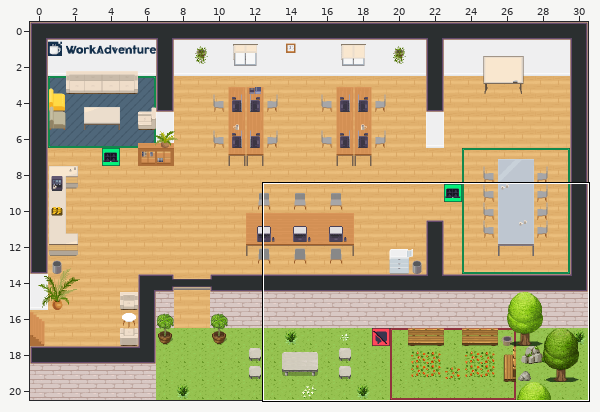
A Tiled map (JSON) gets an edit: map.tmj. The first picture is a wide view before the edit; the outline marks the close-up.
Close-up. Earlier state:
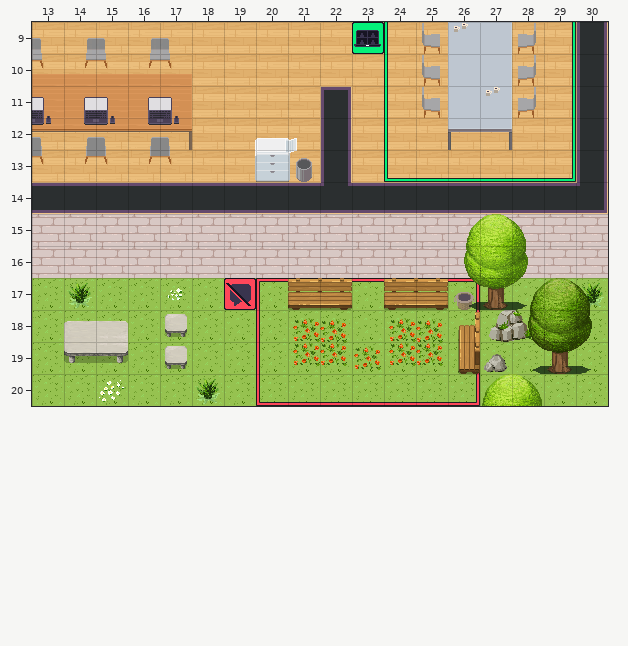
Cells are 32x32 px. Shown: x 13..30, y 9..20. The commit also changed other parts of the map, which this record leaves out.
Now the later version:
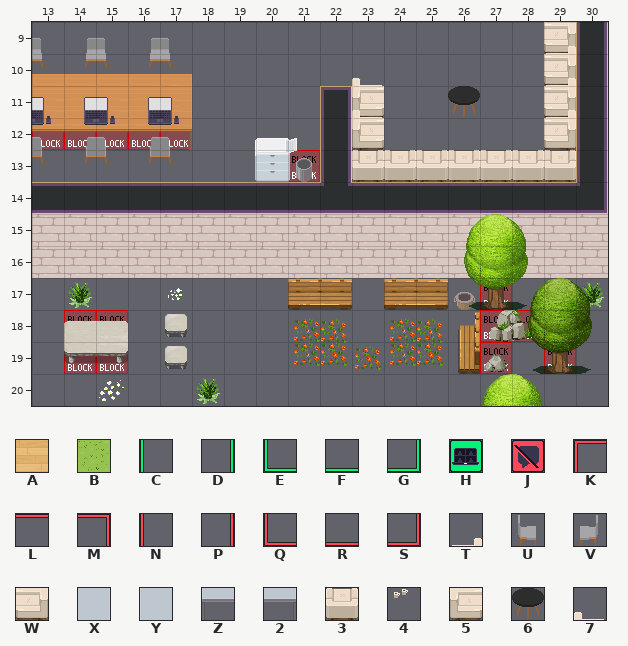
Key: from "Chunk 1": A 2, B 4, C 8, D 9, E 10, F 11, G 12, H 13, J 14, K 15, L 16, M 17, N 18, P 19, Q 20, R 21, S 22, T 80, U 81, V 83, W 86, X 93, Y 93 flipped left-right, Z 110, 2 111, 3 124, 4 152, 5 153, 6 154, 7 181.
_ is an empty cell, # one hidden under a higher layer.
What changed:
Layer "collisions":
y 9..11: x 26..27 ## -> __
Layer "floor/floor1" (now hidden):
y 9..10: x 13..29 AAAAAAAAAAAAA##AA -> _________________
y 11: x 18..21 AAAA -> ____; x 23..29 AAA##AA -> _______
y 12: x 13..21 AAAAAAAAA -> _________; x 23..29 AAAAAAA -> _______
y 13: x 13..19 AAAAAAA -> _______; x 21 A -> _; x 23..29 AAAAAAA -> _______
y 17: x 13..30 BBBBBBBBBBBBBBBBBB -> __________________
y 18: x 13..28 BBBBBBBBBBBBBBBB -> ________________; x 30 B -> _
y 19..20: x 13..30 BBBBBBBBBBBBBBBBBB -> __________________
Layer "floor/floor2" (now hidden):
y 9: x 23..24 HC -> __; x 29 D -> _
y 10..12: x 24 C -> _; x 29 D -> _
y 13: x 24..29 EFFFFG -> ______
y 17: x 19..26 JKLLLLLM -> ________
y 18..19: x 20 N -> _; x 26 P -> _
y 20: x 20..26 QRRRRRS -> _______
Layer "furniture/furniture2":
y 9..11: x 25..28 UYXV -> ____
y 12: x 26..27 Z2 -> __
Layer "furniture/furniture3":
y 9: x 26 4 -> _
y 11: x 27 4 -> _
Layer "above/above1":
y 9..10: x 29 _ -> W
y 11: x 23 _ -> 5; x 26 _ -> 6; x 29 _ -> W
y 12: x 23 _ -> 5; x 29 _ -> W
y 13: x 23..29 _______ -> 3333333
Layer "above/above2":
y 9: x 29 _ -> T
y 10..11: x 23 _ -> 7; x 29 _ -> T
Changed places in both close-ups, as pixel boxes (x1, y1, x2, y2):
changed: (32, 22, 576, 182)
removed: (32, 278, 608, 406)
